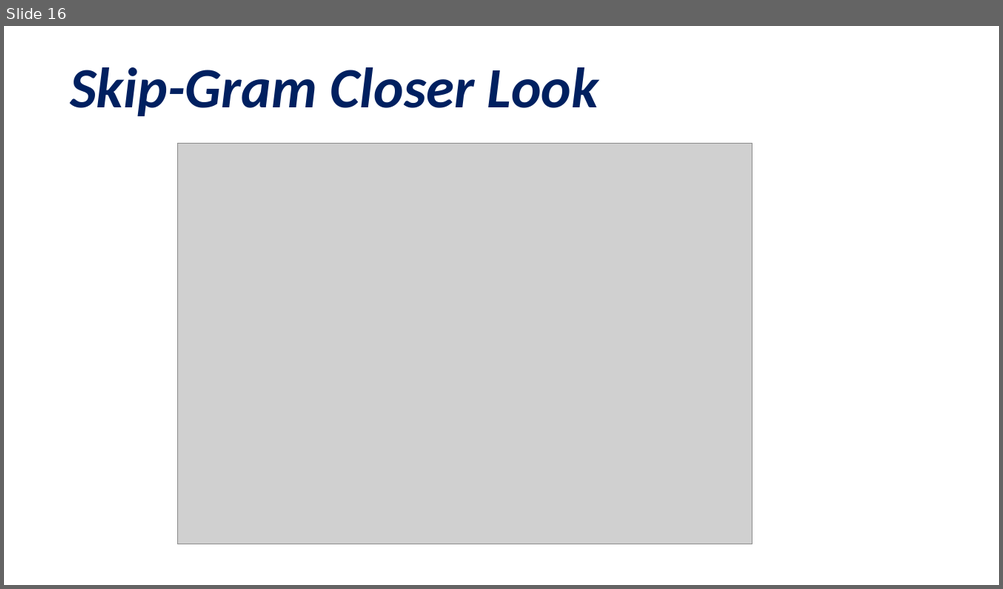
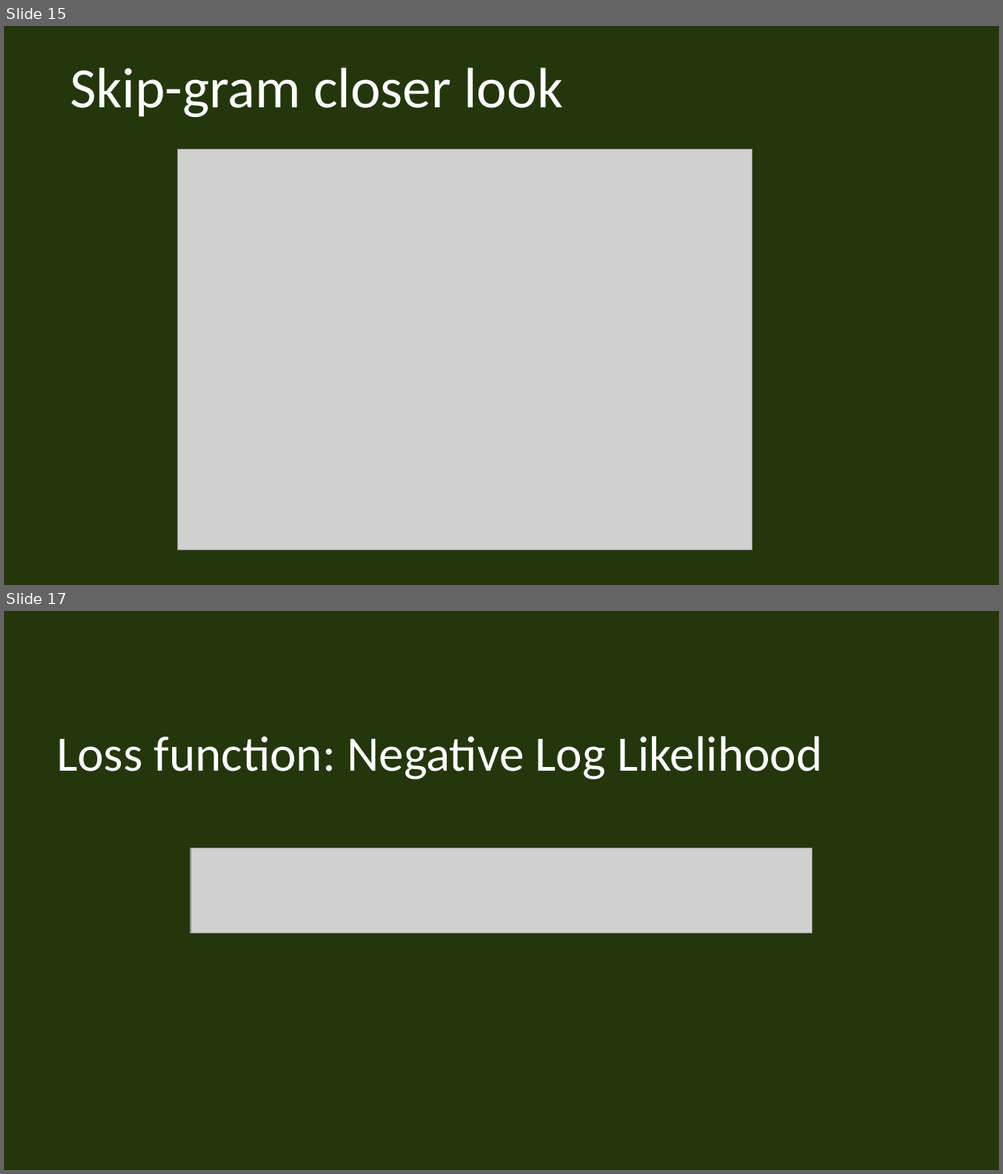
Before and after one commit to rifazn/patternlab, a slide deck: presentation/Pattern.odp. Shown one above the other, each under a label of ours: slide 16 before the commit, slides 15 and 17 after it; the slides between them are not shown. The pictures are 1003x589 and 1003x1174 pixels, drawn with LibreOffice and Linux fonts; fonts in the diff are those of the drawing; grey boxes stand for pictures. Boxes give left, top, right and bottom in pixels: in the first picture for what was removed or moved away, otherwise in the second. Text is boxed around its words. In the diff, an @@ line names an element or a change of style, - is before the commit and + after.

```diff
--- a/presentation/Pattern.odp
+++ b/presentation/Pattern.odp
@@ slide 17 added at [4, 611, 999, 1170], background #24360C @@
@@ title added at [57, 736, 822, 780], 48 pt, text #FFFFFF @@
+Loss function: Negative Log Likelihood
@@ picture added at [190, 849, 812, 934] @@
@@ what was slide 16 is now slide 15 @@
@@ slide 15 changed as well @@
@@ background #FFFFFF to #24360C @@
@@ title at [70, 67, 563, 118]: text changed; text colour #002060 to #FFFFFF; bold off; italic off @@
-Skip-Gram Closer Look
+Skip-gram closer look
@@ picture: place and size @@
-picture at [177, 143, 752, 545]
+picture at [177, 149, 752, 551]
```
Also in this commit, not shown: 1 other slide changed, 26 other slides added, 16 slides removed, 3 other files.
